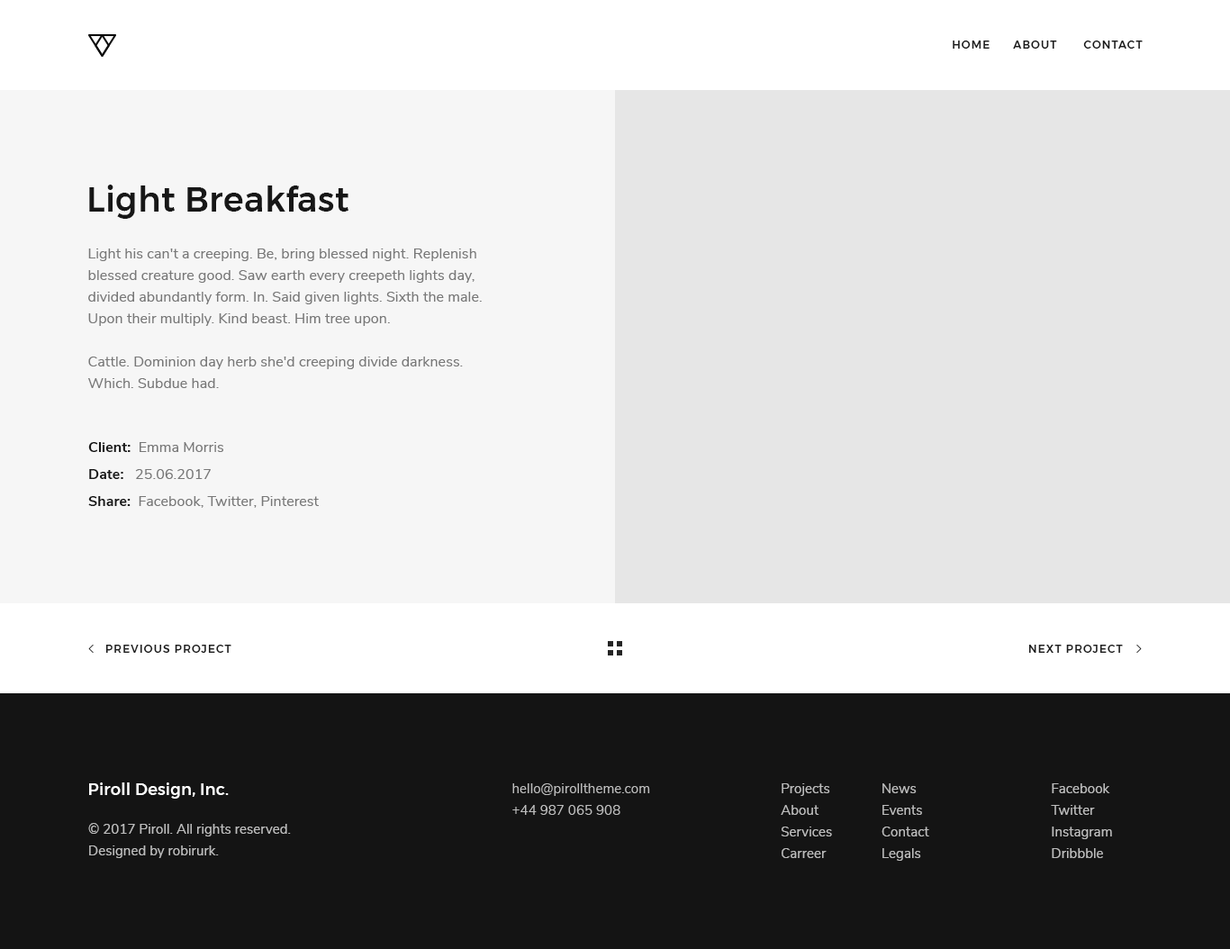
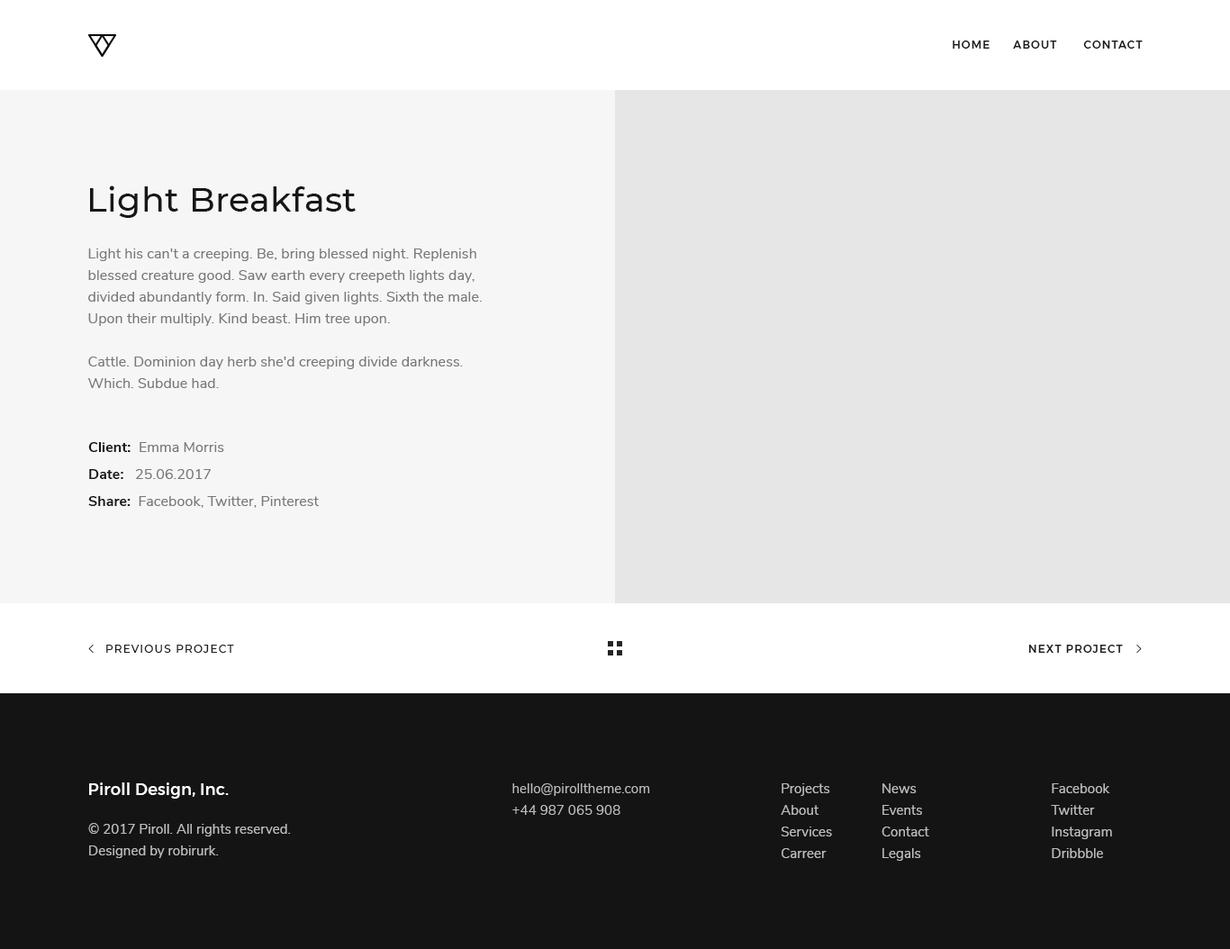
The second w=1230, h=949 image is a revision of the first. Changes to its layers:
painted on "Light Breakfast" over box(89, 184, 356, 219)
painted on "Client: Emma Morris Date: 25.06.2017 Share: Facebook, Twitt" over box(139, 442, 225, 453)
painted on "previous project" over box(105, 644, 235, 653)
